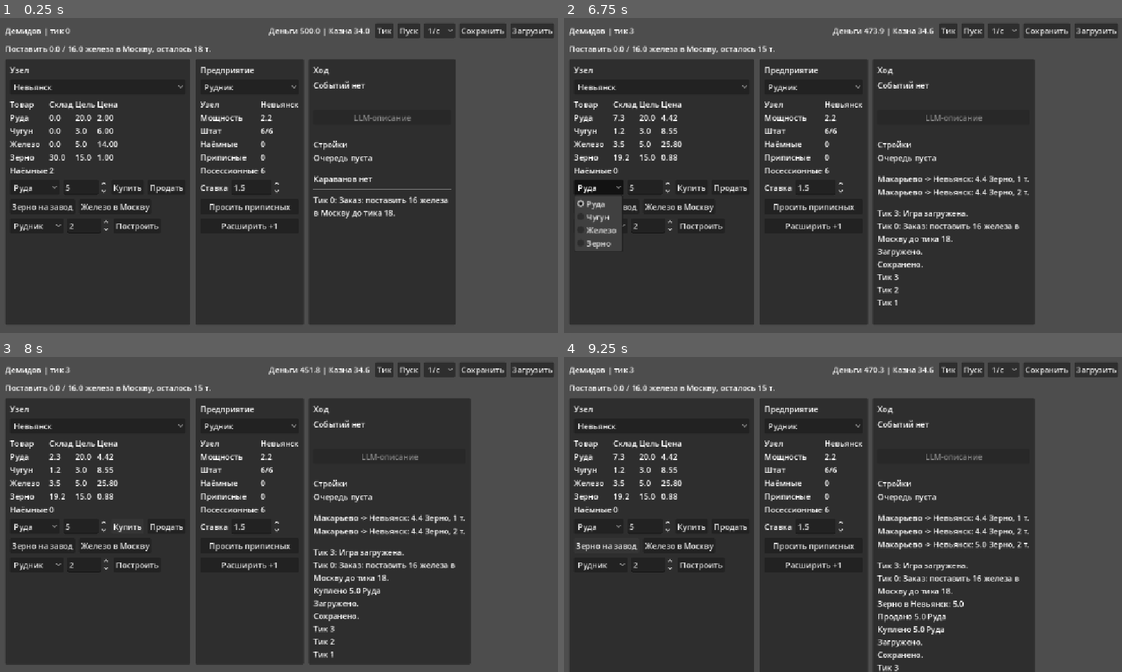
Above: before the commit, frames 1-4 (two rows, left to right).
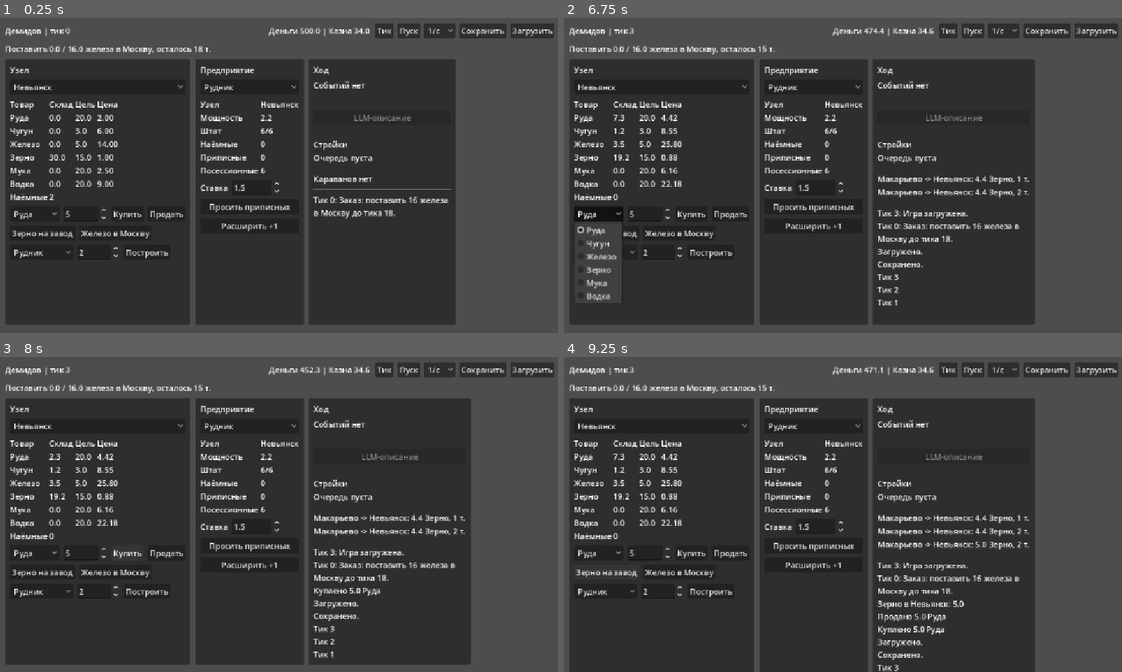
Above: after the commit, the same moments.

Repository: chas36/bearconomy
Game: Godot game, scene res://ui/main.tscn
Same seed, same stepped clock (60 frames per second), same inputs: the game is played once before the commit and once after it.
Inputs:
- Up to frame 1 (0.25 s): no input
- Up to frame 2 (6.75 s): click "Тик" at 0.5 s; click "Пуск" at 1.25 s; click "Тик" at 2 s; click "Пауза" at 2.75 s; click "1/с" at 3.5 s; click "Сохранить" at 4.25 s; click "Загрузить" at 5 s; click "Невьянск" at 5.75 s; click "Руда" at 6.5 s
- Up to frame 3 (8 s): click "Купить" at 7.25 s
- Up to frame 4 (9.25 s): click "Продать" at 8 s; click "Зерно на завод" at 8.75 s

The runs differ from the first frame. In frame 1, 1.6% of the frame differs, in the area x 1-33%, y 47-77%; in frame 2, 2.5%, in the area x 1-58%, y 2-90%; in frame 3, 1.6%; in frame 4, 1.7%.

Commit message:
sim: добавить цепочку муки и водки

Diff:
--- a/econ_core.gd
+++ b/econ_core.gd
@@ -1,6 +1,7 @@
 # econ_core.gd — headless-точка входа: демо-сценарий поверх ядра из /sim
 # Запуск без редактора: godot --headless --script econ_core.gd
-# Цепочка: руда -> чугун -> железо. Три типа труда. Локальные цены по узлам.
+# Цепочки: руда -> чугун -> железо; зерно -> мука -> водка.
+# Три типа труда. Локальные цены по узлам.
 
 extends SceneTree
 
@@ -18,6 +19,15 @@
 	gameplay.setup()
 	economy = gameplay.economy
 	scenario = gameplay.scenario
+
+
+func dispatch_surplus_to_moscow(good: int, reserve: float, max_qty: float) -> void:
+	var makarievo = scenario["makarievo"]
+	var moskva = scenario["moskva"]
+	var qty: float = min(max_qty, max(0.0, makarievo.stock[good] - reserve))
+	if qty <= 0.05:
+		return
+	economy.dispatch(economy.player, makarievo, moskva, good, qty, 2, true)
 
 
 func report() -> void:
@@ -75,12 +85,19 @@
 
 func _init() -> void:
 	setup()
-	print(">>> Демидовский прототип: руда -> чугун -> железо, 3 типа труда <<<")
+	print(">>> Демидовский прототип: железо и новая цепочка зерно -> мука -> водка <<<")
 	var kuznitsa: Enterprise = scenario["kuznitsa"]
-	for i in range(20):
+	for i in range(30):
 		gameplay.advance_tick()
+		if economy.tick_count == 1:
+			economy.start_construction(economy.player, scenario["makarievo"], "melnitsa", 2.0, 0)
 		if economy.tick_count == 2:
 			economy.start_construction(economy.player, scenario["nevyansk"], "rudnik", 1.0, 2)
+		if economy.tick_count == 6:
+			economy.start_construction(economy.player, scenario["makarievo"], "vinokurnya", 1.0, 0)
+		if economy.tick_count % 2 == 0:
+			dispatch_surplus_to_moscow(Goods.Good.MUKA, 8.0, 2.0)
+			dispatch_surplus_to_moscow(Goods.Good.VODKA, 2.0, 2.0)
 		if economy.tick_count == 10:
 			economy.set_hired_wage_offer(kuznitsa, 1.2)
 		if economy.tick_count == 12:
--- a/sim/demo_scenario.gd
+++ b/sim/demo_scenario.gd
@@ -22,17 +22,24 @@
 	nevyansk.target_stock[Goods.Good.ZHELEZO] = 5.0
 	nevyansk.labor_pool = {Labor.Type.HIRED: 2, Labor.Type.ASCRIBED: 0, Labor.Type.POSSESSIONAL: 8}
 
-	makarievo.stock[Goods.Good.ZERNO] = 150.0  # v0-заглушка: житница без своего производства
-	makarievo.target_stock[Goods.Good.ZERNO] = 60.0
+	makarievo.stock[Goods.Good.ZERNO] = 340.0  # v0-заглушка: житница без своего производства
+	makarievo.target_stock[Goods.Good.ZERNO] = 100.0
+	makarievo.target_stock[Goods.Good.MUKA] = 8.0
 	makarievo.labor_pool = {
 		Labor.Type.HIRED: 30, Labor.Type.ASCRIBED: 0, Labor.Type.POSSESSIONAL: 0
 	}
 
 	moskva.consumption[Goods.Good.ZHELEZO] = 1.2
 	moskva.consumption[Goods.Good.ZERNO] = 5.0
+	moskva.consumption[Goods.Good.MUKA] = 1.5
+	moskva.consumption[Goods.Good.VODKA] = 0.8
 	moskva.stock[Goods.Good.ZERNO] = 100.0
+	moskva.stock[Goods.Good.MUKA] = 8.0
+	moskva.stock[Goods.Good.VODKA] = 4.0
 	moskva.target_stock[Goods.Good.ZERNO] = 40.0
 	moskva.target_stock[Goods.Good.ZHELEZO] = 8.0
+	moskva.target_stock[Goods.Good.MUKA] = 12.0
+	moskva.target_stock[Goods.Good.VODKA] = 6.0
 	moskva.labor_pool = {Labor.Type.HIRED: 60, Labor.Type.ASCRIBED: 0, Labor.Type.POSSESSIONAL: 0}
 
 	var nodes: Array[TradeNode] = [nevyansk, makarievo, moskva]
--- a/sim/goods.gd
+++ b/sim/goods.gd
@@ -1,13 +1,15 @@
 # goods.gd — товары и базовые цены
 extends RefCounted
 
-enum Good { RUDA, CHUGUN, ZHELEZO, ZERNO }  # зерно = еда для рабочих
+enum Good { RUDA, CHUGUN, ZHELEZO, ZERNO, MUKA, VODKA }  # зерно = еда для рабочих
 
 const NAMES := {
 	Good.RUDA: "Руда",
 	Good.CHUGUN: "Чугун",
 	Good.ZHELEZO: "Железо",
 	Good.ZERNO: "Зерно",
+	Good.MUKA: "Мука",
+	Good.VODKA: "Водка",
 }
 
 const BASE_PRICE := {
@@ -15,4 +17,6 @@
 	Good.CHUGUN: 6.0,
 	Good.ZHELEZO: 14.0,
 	Good.ZERNO: 1.0,
+	Good.MUKA: 2.5,
+	Good.VODKA: 9.0,
 }
--- a/sim/recipes.gd
+++ b/sim/recipes.gd
@@ -32,4 +32,22 @@
 		"build_ticks": 5,
 		"display_name": "Кузница",
 	},
+	"melnitsa":
+	{
+		"in": {Goods.Good.ZERNO: 3.0},
+		"out": {Goods.Good.MUKA: 2.0},
+		"labor": 2.0,
+		"build_cost": 70.0,
+		"build_ticks": 4,
+		"display_name": "Мельница",
+	},
+	"vinokurnya":
+	{
+		"in": {Goods.Good.MUKA: 2.0},
+		"out": {Goods.Good.VODKA: 1.0},
+		"labor": 3.0,
+		"build_cost": 140.0,
+		"build_ticks": 6,
+		"display_name": "Винокурня",
+	},
 }
--- a/tests/headless_checks.gd
+++ b/tests/headless_checks.gd
@@ -11,6 +11,7 @@
 
 func _init() -> void:
 	_check_prices_inside_clamps()
+	_check_m3_chain_prices_inside_clamps()
 	_check_save_load_determinism()
 	_check_v1_save_migration()
 	_check_construction_roundtrip()
@@ -27,6 +28,42 @@
 	game.setup()
 	_advance_with_default_choices(game, 16)
 
+	_expect_prices_inside_clamps(game, "baseline")
+
+
+func _check_m3_chain_prices_inside_clamps() -> void:
+	var game := Gameplay.new()
+	game.setup()
+	var player = game.economy.player
+	var makarievo: TradeNode = game.scenario["makarievo"]
+	var moskva: TradeNode = game.scenario["moskva"]
+
+	for _i in range(30):
+		game.advance_tick()
+		if game.economy.tick_count == 1:
+			_expect(
+				game.economy.start_construction(player, makarievo, "melnitsa", 2.0, 0),
+				"M3 mill construction did not start"
+			)
+		if game.economy.tick_count == 6:
+			_expect(
+				game.economy.start_construction(player, makarievo, "vinokurnya", 1.0, 0),
+				"M3 distillery construction did not start"
+			)
+		if game.economy.tick_count % 2 == 0:
+			_dispatch_surplus(game, makarievo, moskva, Goods.Good.MUKA, 8.0, 2.0)
+			_dispatch_surplus(game, makarievo, moskva, Goods.Good.VODKA, 2.0, 2.0)
+		if game.has_pending_event():
+			game.choose_event(0)
+
+	_expect_prices_inside_clamps(game, "M3")
+	_expect(
+		makarievo.stock[Goods.Good.ZERNO] > 5.0,
+		"M3 grain in Makarievo exhausted: %.1f" % makarievo.stock[Goods.Good.ZERNO]
+	)
+
+
+func _expect_prices_inside_clamps(game: Gameplay, label: String) -> void:
 	for n in game.economy.nodes:
 		for g in Goods.Good.values():
 			var price: float = n.price(g)
@@ -35,10 +72,24 @@
 			_expect(
 				price > low and price < high,
 				(
-					"price clamp: %s/%s = %.3f outside (%.3f, %.3f)"
-					% [n.name, Goods.NAMES[g], price, low, high]
+					"%s price clamp: %s/%s = %.3f outside (%.3f, %.3f)"
+					% [label, n.name, Goods.NAMES[g], price, low, high]
 				)
 			)
+
+
+func _dispatch_surplus(
+	game: Gameplay,
+	origin: TradeNode,
+	destination: TradeNode,
+	good: int,
+	reserve: float,
+	max_qty: float
+) -> void:
+	var qty: float = min(max_qty, max(0.0, origin.stock[good] - reserve))
+	if qty <= 0.05:
+		return
+	game.economy.dispatch(game.economy.player, origin, destination, good, qty, 2, true)
 
 
 func _check_save_load_determinism() -> void:
--- a/ui/main.gd
+++ b/ui/main.gd
@@ -9,7 +9,7 @@
 const Gameplay := preload("res://sim/gameplay.gd")
 const OpenRouterNpc := preload("res://game/openrouter_npc.gd")
 
-const BUILD_RECIPE_IDS := ["rudnik", "domna", "kuznitsa"]
+const BUILD_RECIPE_IDS := ["rudnik", "domna", "kuznitsa", "melnitsa", "vinokurnya"]
 
 var gameplay := Gameplay.new()
 var economy
Not shown, changed: docs/roadmap-history.md
